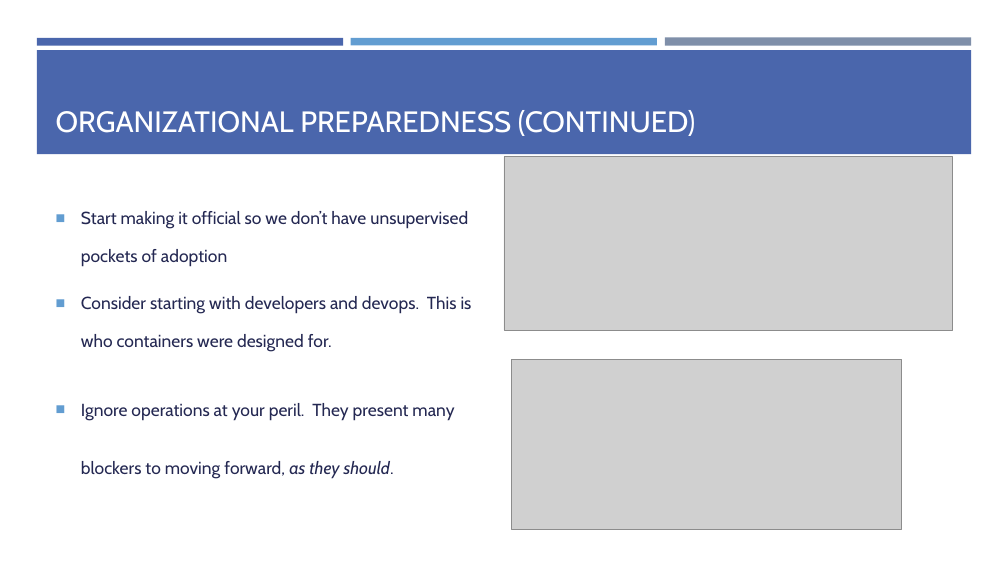
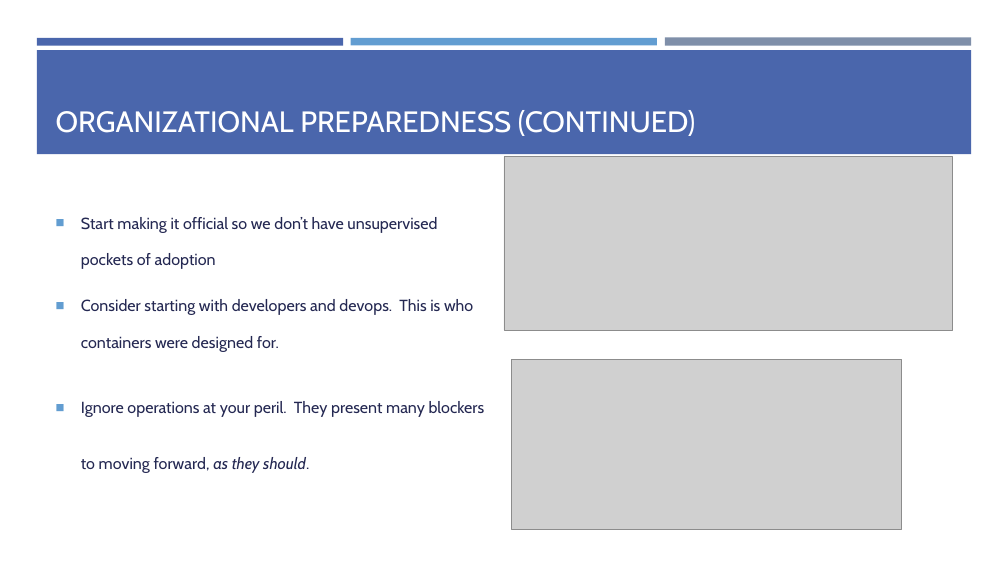
Before and after one commit to EnterpriseProductsLP/introduction-to-docker, a slide deck: slide 40 of presentation/presentation.pptx (slide 41 before the commit). Drawn at 1008x567 pixels with LibreOffice and Linux fonts; fonts in the diff are those of the drawing; grey boxes stand for pictures. Boxes give left, top, right and bottom in pixels: in the first picture for what was removed or moved away, otherwise in the second. Text is boxed around its words. In the diff, an @@ line names an element or a change of style, - is before the commit and + after.

```diff
--- a/presentation/presentation.pptx
+++ b/presentation/presentation.pptx
@@ text "Start making it official so ..." at (x1=81, y1=217, x2=485, y2=473): size 16.6 to 15.3 pt; line spacing 1.8 to 1.9; line spacing 2.8 to 2.9 @@
```
Also in this commit, not shown: 3 other slides changed, 2 slides removed.
